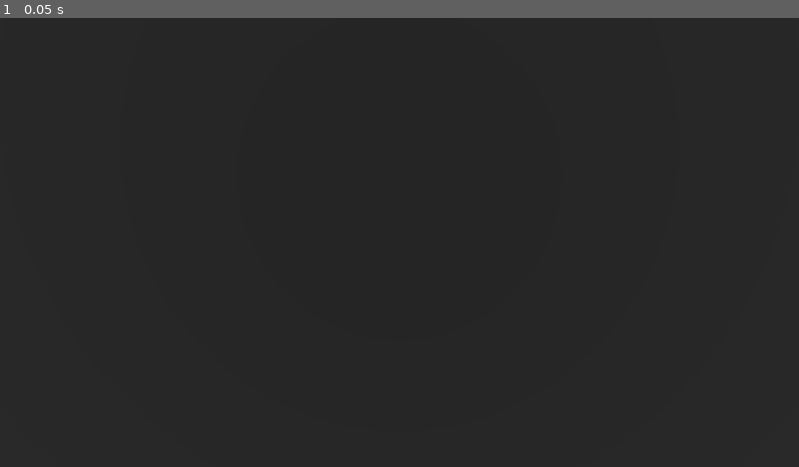
Above: before the commit, frame 1.
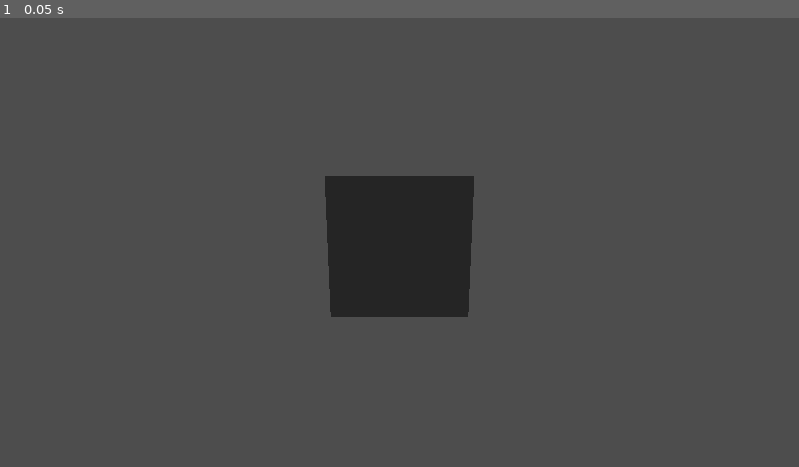
Above: after the commit, the same moment.

Repository: Karsteski/Lands-of-Labyrinth
Game: Godot game, scene res://game/map.tscn
Two runs of this game, one before a commit and one after it. Both use one fixed random seed, a clock stepped at 60 frames per second and the inputs below.
Inputs:
- Up to frame 1 (0.05 s): no input

The runs differ from the first frame. In frame 1, 94% of the frame differs, in the area x 0-100%, y 0-100%.

Commit message:
Added a basic physics grid

Diff:
--- a/game/map.gd
+++ b/game/map.gd
@@ -4,14 +4,34 @@
 @export var cylinder: PackedScene = null
 @export var enable_physics := false
 @export var toggle := false
+@export var initial_force_on_cylinder := Vector3(0, 100, 0)
 
 @onready var map_floor: StaticBody3D = $floor
+# @onready var cylinder_collider: StaticBody3D = $cylinder_collider
+
+# TODO: Hardcoded size, need to derive from dimensions of the map_floor
+const grid_size :=  Vector2i(10, 10)
 
 
 func spawn_cylinder(location: Vector2) -> void:
-	var cylinder_instance = cylinder.instantiate()
+	var cylinder_instance: RigidBody3D = cylinder.instantiate()
 	map_floor.add_child(cylinder_instance)
-	cylinder_instance.position = Vector3(0, 12, 0)
+
+	# Coordinate space transform to make (0, 0) the bottom left of the floor
+	location += Vector2(grid_size / -2.0)
+
+	cylinder_instance.position = Vector3(location.x, 0.0, location.y)
+	cylinder_instance.apply_central_force(initial_force_on_cylinder * Vector3(0.0, randf_range(0.5, 1.0), 0.0))
+
+
+func generate_cylinder_grid() -> void:
+	const cell_center_offset := Vector2(0.5, 0.5)
+
+	for i in range(grid_size.x):
+		for j in range(grid_size.y):
+			var spawn_point := Vector2(i, j) + cell_center_offset
+			spawn_cylinder(spawn_point)
+
 
 
 # Called when the node enters the scene tree for the first time.
@@ -24,5 +44,5 @@
 		PhysicsServer3D.set_active(enable_physics)
 
 	if toggle:
-		spawn_cylinder(Vector2.ZERO)
+		generate_cylinder_grid()
 		toggle = false
--- a/game/map.tscn
+++ b/game/map.tscn
@@ -1,11 +1,11 @@
-[gd_scene load_steps=7 format=3 uid="uid://blo4hagt556dk"]
+[gd_scene load_steps=8 format=3 uid="uid://blo4hagt556dk"]
 
 [ext_resource type="Script" path="res://game/map.gd" id="1_ue6iv"]
 [ext_resource type="PackedScene" uid="uid://bkq6mguibx62a" path="res://game/square_cylinder.tscn" id="2_y7xa1"]
 [ext_resource type="Shader" path="res://shaders/map.gdshader" id="3_u26su"]
 
 [sub_resource type="BoxShape3D" id="BoxShape3D_b0dd5"]
-size = Vector3(100, 1, 100)
+size = Vector3(10, 1, 10)
 
 [sub_resource type="ShaderMaterial" id="ShaderMaterial_lt4sq"]
 render_priority = 0
@@ -13,12 +13,15 @@
 
 [sub_resource type="PlaneMesh" id="PlaneMesh_6xt6u"]
 material = SubResource("ShaderMaterial_lt4sq")
-size = Vector2(100, 100)
+size = Vector2(10, 10)
+
+[sub_resource type="BoxShape3D" id="BoxShape3D_6l4ph"]
+size = Vector3(10, 1, 10)
 
 [node name="map" type="Node3D"]
 script = ExtResource("1_ue6iv")
 cylinder = ExtResource("2_y7xa1")
-enable_physics = true
+initial_force_on_cylinder = Vector3(0, 750, 0)
 
 [node name="floor" type="StaticBody3D" parent="."]
 
@@ -34,3 +37,11 @@
 
 [node name="DirectionalLight3D" type="DirectionalLight3D" parent="."]
 transform = Transform3D(1, 0, 0, 0, -4.37114e-08, 1, 0, -1, -4.37114e-08, 0, 30, 0)
+
+[node name="cylinder_collider" type="StaticBody3D" parent="."]
+transform = Transform3D(1, 0, 0, 0, 1, 0, 0, 0, 1, 0, -6, 0)
+collision_layer = 2
+collision_mask = 2
+
+[node name="CollisionShape3D" type="CollisionShape3D" parent="cylinder_collider"]
+shape = SubResource("BoxShape3D_6l4ph")
--- a/game/square_cylinder.gd
+++ b/game/square_cylinder.gd
@@ -1,10 +1,9 @@
 @tool
-extends Node3D
+extends RigidBody3D
 
 @export var lifetime: float = 10
 
 @onready var in_editor := Engine.is_editor_hint()
-@onready var rigidbody3D: RigidBody3D = $RigidBody3D
 
 func die() -> void:
 	# If we free a Node in the editor, bad things happen :(
--- a/game/square_cylinder.tscn
+++ b/game/square_cylinder.tscn
@@ -8,15 +8,15 @@
 [sub_resource type="BoxMesh" id="BoxMesh_pvg76"]
 size = Vector3(1, 5, 1)
 
-[node name="square_cylinder" type="Node3D"]
+[node name="square_cylinder" type="RigidBody3D"]
+collision_layer = 2
+collision_mask = 2
 script = ExtResource("1_xiicl")
-lifetime = 2.0
 
-[node name="RigidBody3D" type="RigidBody3D" parent="."]
+[node name="CollisionShape3D" type="CollisionShape3D" parent="."]
 transform = Transform3D(1, 0, 0, 0, 1, 0, 0, 0, 1, 0, -2.5, 0)
-
-[node name="CollisionShape3D" type="CollisionShape3D" parent="RigidBody3D"]
 shape = SubResource("BoxShape3D_n8mg5")
 
-[node name="MeshInstance3D" type="MeshInstance3D" parent="RigidBody3D"]
+[node name="MeshInstance3D" type="MeshInstance3D" parent="."]
+transform = Transform3D(1, 0, 0, 0, 1, 0, 0, 0, 1, 0, -2.5, 0)
 mesh = SubResource("BoxMesh_pvg76")
